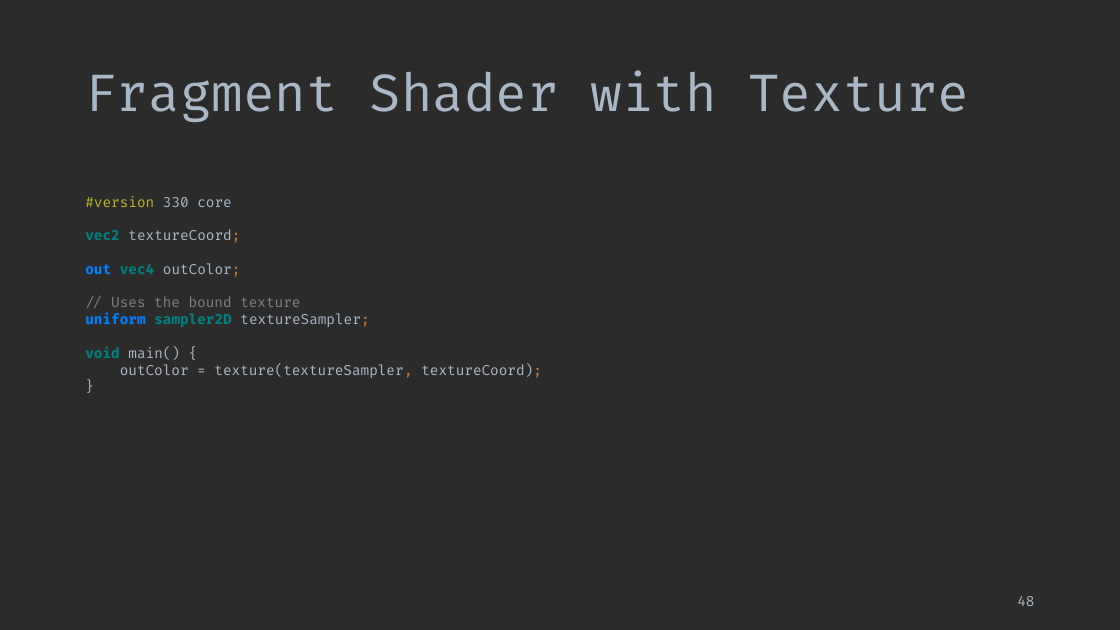
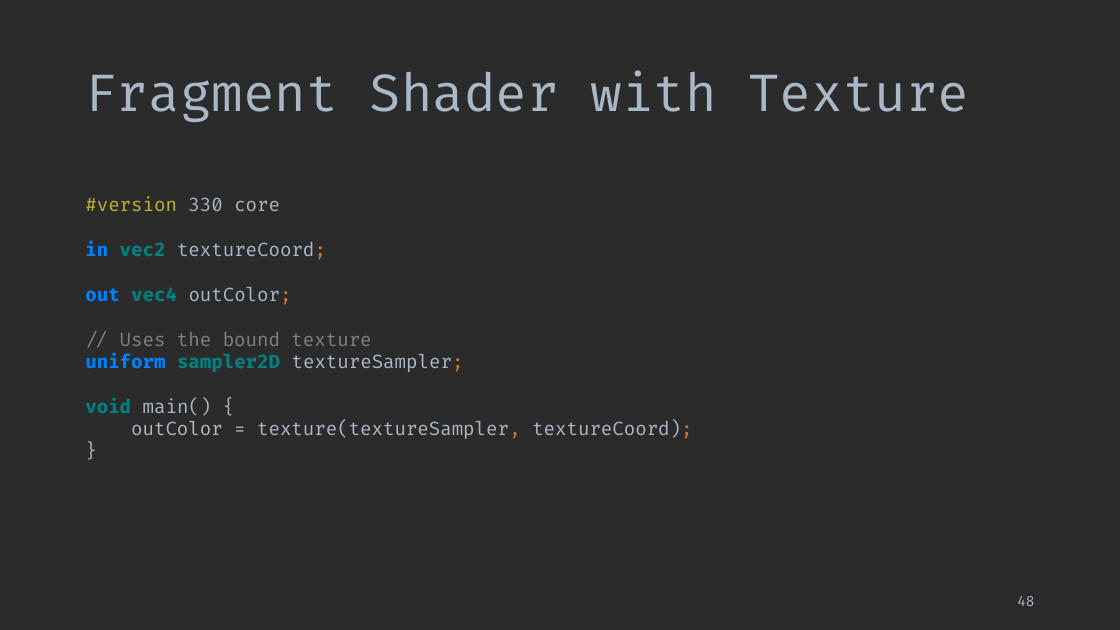
Before and after one commit to ShepherdJerred-homework/seminar-presentation, a slide deck: slide 48 of presentation.pptx. Drawn at 1120x630 pixels with LibreOffice and Linux fonts; fonts in the diff are those of the drawing. Boxes give left, top, right and bottom in pixels: in the first picture for what was removed or moved away, otherwise in the second. Text is boxed around its words. In the diff, an @@ line names an element or a change of style, - is before the commit and + after.

Commit message:
Make code sample font bigger

```diff
--- a/presentation.pptx
+++ b/presentation.pptx
@@ text at bbox=[85, 197, 692, 439]: text changed; size 12 to 16 pt @@
-#version 330 core
-vec2 textureCoord;
-out vec4 outColor;
-// Uses the bound texture
-uniform sampler2D textureSampler;
-void main() {
-outColor = texture(textureSampler, textureCoord);
-}
+#version 330 core
+in vec2 textureCoord;
+out vec4 outColor;
+// Uses the bound texture
+uniform sampler2D textureSampler;
+void main() {
+outColor = texture(textureSampler, textureCoord);
+}
```
Also in this commit, not shown: 11 other slides changed.
